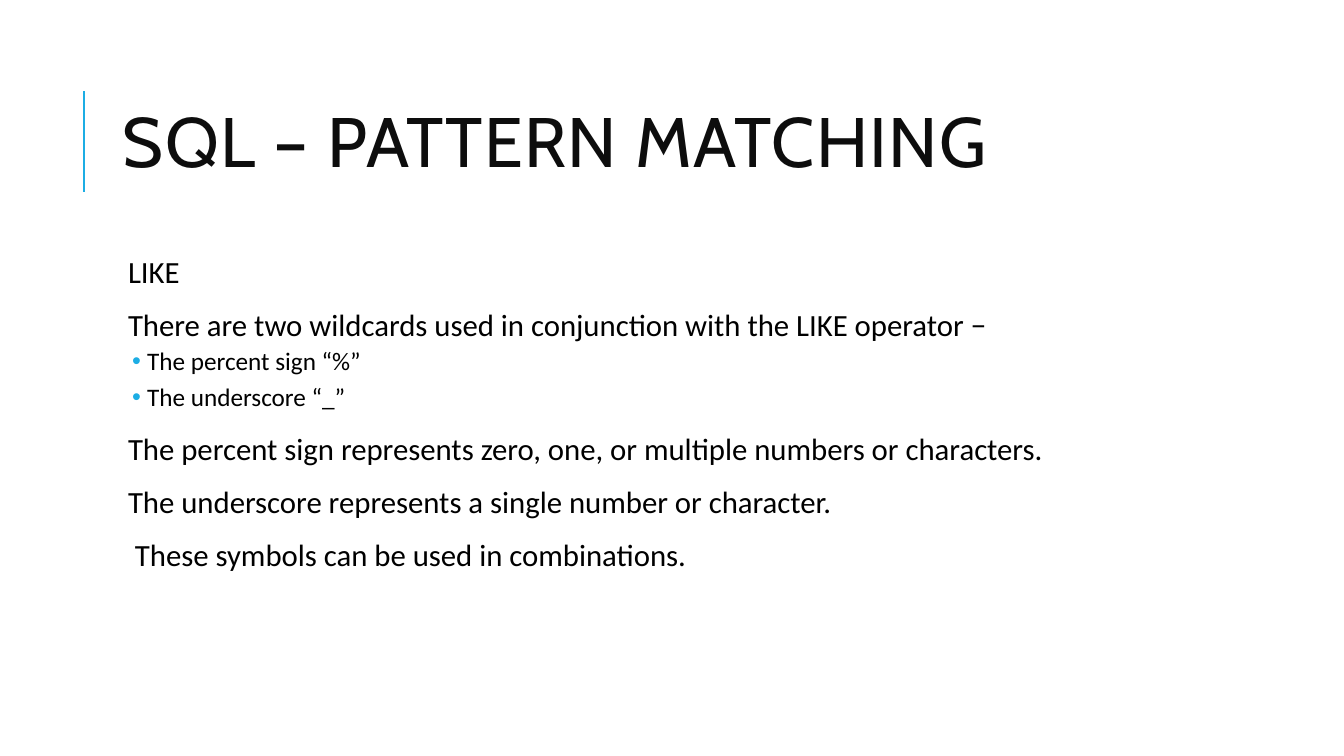
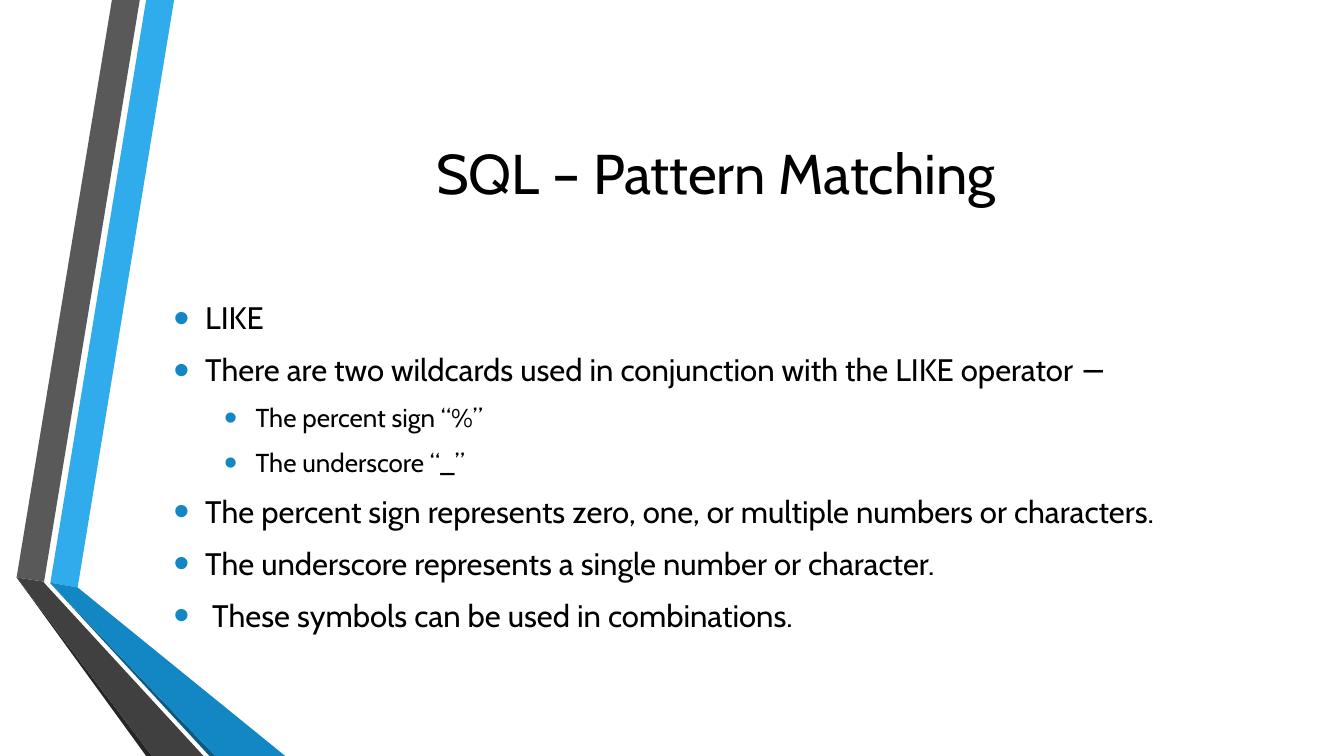
Before and after one commit to TomG007/gis5577, a slide deck: slide 15 of SQL.pptx. Drawn at 1344x756 pixels with LibreOffice and Linux fonts; fonts in the diff are those of the drawing; background and template pictures are left out. Boxes give left, top, right and bottom in pixels: in the first picture for what was removed or moved away, otherwise in the second. Text is boxed around its words. In the diff, an @@ line names an element or a change of style, - is before the commit and + after.

```diff
--- a/SQL.pptx
+++ b/SQL.pptx
@@ line removed from (84, 192) to (84, 91) @@
@@ title at [436, 152, 996, 207]: text changed; size 50 to 40 pt; text colour #0D0D0D to #000000 @@
-SQL – PATTERN MATCHING
+SQL – Pattern Matching
@@ text "LIKE": place and size @@
-text "LIKE" at [128, 263, 1043, 571]
+text "LIKE" at [205, 307, 1154, 634]
@@ text "LIKE" at [205, 307, 1154, 634]: size 22 to 22.2 pt in "LIKE", "There are two wildcards used in conjunction ...", "The percent sign represents zero, one, or ...", "The underscore represents a single number or ..." and 1 more places; font Calibri to Cabin; size 18 to 18.5 pt in "The percent sign “%”", "The underscore “_”"; bullet   to •; line spacing 0.9 to 1; less space between paragraphs; bullet colour #1CADE4 to #1287C3; indent changed; more space between paragraphs; vertical alignment top to middle @@
@@ group added at [16, 0, 285, 756]: 6 freeform shapes @@
```
Also in this commit, not shown: 17 other slides changed, 3 other files.
